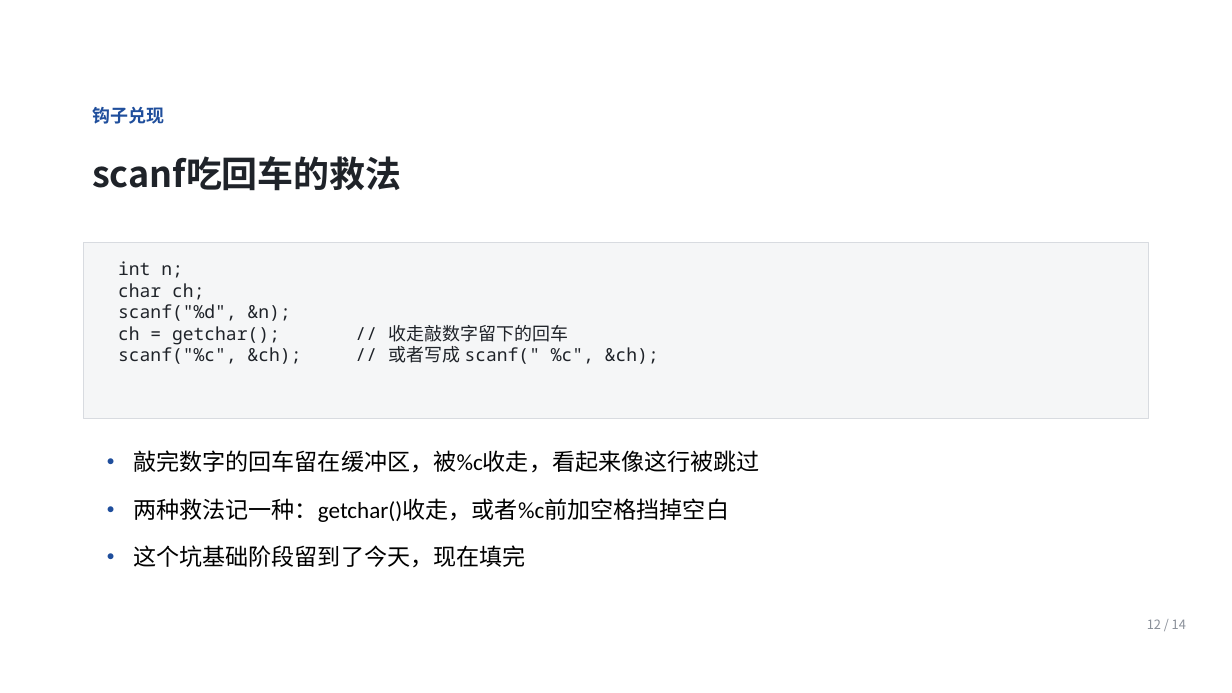
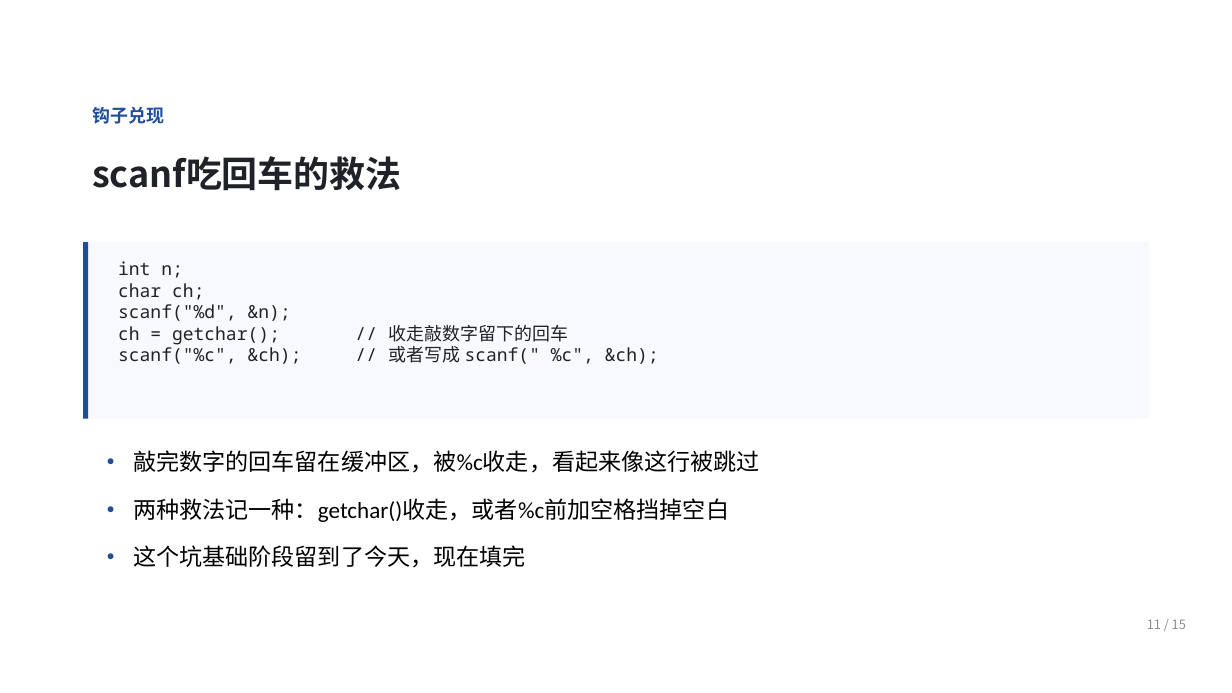
Before and after one commit to Ctrl1CandV/SpecialtyCourses, a slide deck: slide 11 of 课件/C1/C1-B-02/C1-B-02.pptx (slide 12 before the commit). Drawn at 1232x693 pixels with LibreOffice and Linux fonts; fonts in the diff are those of the drawing; background and template pictures are left out. Boxes give left, top, right and bottom in pixels: in the first picture for what was removed or moved away, otherwise in the second. Text is boxed around its words. In the diff, an @@ line names an element or a change of style, - is before the commit and + after.

```diff
--- a/课件/C1/C1-B-02/C1-B-02.pptx
+++ b/课件/C1/C1-B-02/C1-B-02.pptx
@@ rectangle at (x1=83, y1=242, x2=1149, y2=419): fill #F5F6F7 to #F7F9FC; outline #D8DBE0 0.75 pt to none @@
@@ rectangle added at (x1=83, y1=242, x2=89, y2=419), fill #1F4E9C @@
@@ text at (x1=1147, y1=619, x2=1186, y2=629): text changed @@
-12 / 14
+11 / 15
```
Also in this commit, not shown: 12 other slides changed, 2 slides added, 1 slide removed, 23 other files.
